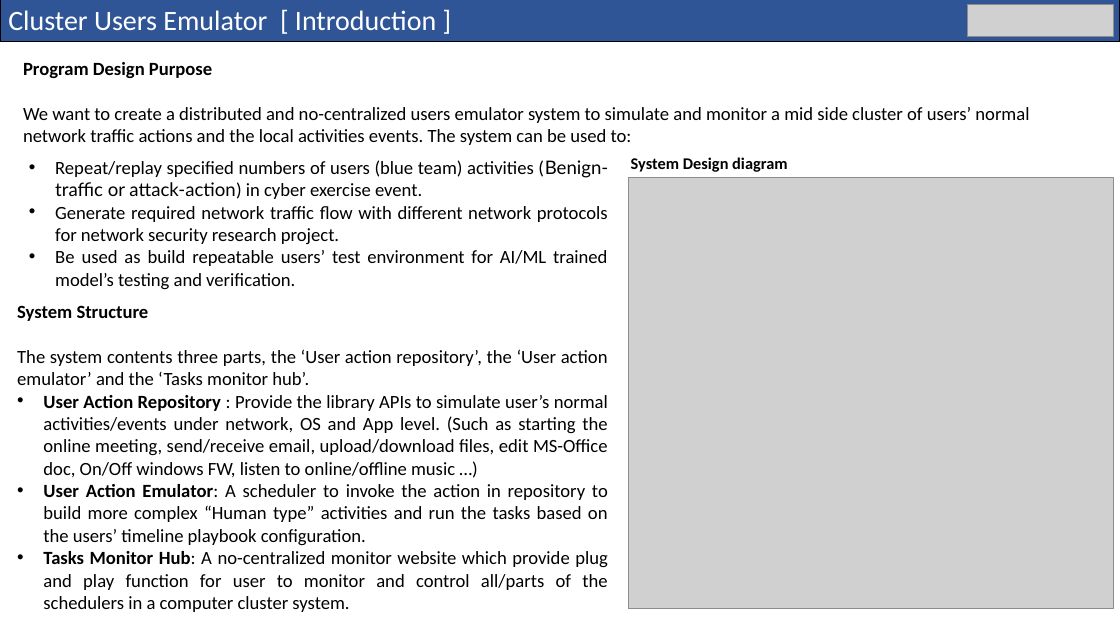
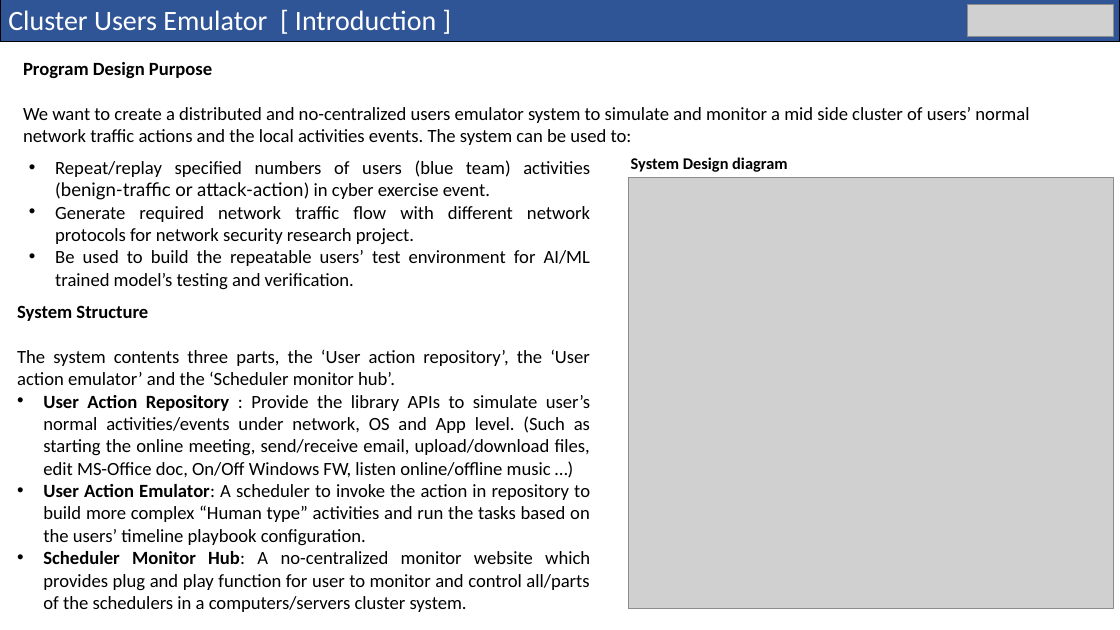
Before and after one commit to LiuYuancheng/Cluster_User_Emulation_System, a slide deck: slide 1 of doc/designDoc.pptx. Drawn at 1120x630 pixels with LibreOffice and Linux fonts; fonts in the diff are those of the drawing; grey boxes stand for pictures. Boxes give left, top, right and bottom in pixels: in the first picture for what was removed or moved away, otherwise in the second. Text is boxed around its words. In the diff, an @@ line names an element or a change of style, - is before the commit and + after.

```diff
--- a/doc/designDoc.pptx
+++ b/doc/designDoc.pptx
@@ text at box(55, 160, 590, 200): text changed @@
-• Repeat/replay specified numbers of users (blue team) activities (Benign-traffic or attack-action) in cyber exercise event.
+• Repeat/replay specified numbers of users (blue team) activities (benign-traffic or attack-action) in cyber exercise event.
@@ text at box(55, 250, 590, 290): text changed @@
-• Be used as build repeatable users’ test environment for AI/ML trained model’s testing and verification.
+• Be used to build the repeatable users’ test environment for AI/ML trained model’s testing and verification.
@@ text at box(17, 349, 590, 477): text changed @@
-The system contents three parts, the ‘User action repository’, the ‘User action emulator’ and the ‘Tasks monitor hub’.
-• User Action Repository : Provide the library APIs to simulate user’s normal activities/events under network, OS and App level. (Such as starting the online meeting, send/receive email, upload/download files, edit MS-Office doc, On/Off windows FW, listen to online/offline music …)
+The system contents three parts, the ‘User action repository’, the ‘User action emulator’ and the ‘Scheduler monitor hub’.
+• User Action Repository : Provide the library APIs to simulate user’s normal activities/events under network, OS and App level. (Such as starting the online meeting, send/receive email, upload/download files, edit MS-Office doc, On/Off Windows FW, listen online/offline music …)
@@ text at box(43, 551, 590, 612): text changed @@
-• Tasks Monitor Hub: A no-centralized monitor website which provide plug and play function for user to monitor and control all/parts of the schedulers in a computer cluster system.
+• Scheduler Monitor Hub: A no-centralized monitor website which provides plug and play function for user to monitor and control all/parts of the schedulers in a computers/servers cluster system.
```
Also in this commit, not shown: 3 other slides changed, 2 slides added, 2 other files.
